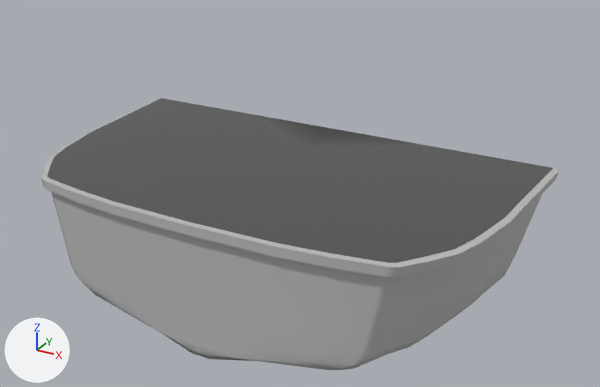
A saved change to the FBX model Assets/Graphics/Boats/boat_hull_S_stern.fbx.
Camera for both pictures: a 50 mm lens placed at (2.78, -4.78, 3.89), pointed at (0.12, 0.04, 1.47). The lights are fixed; the arrows at lower left show +X, +Y and +Z. Where no turn or scale is listed for an object, it has been applied to the vertices.

The first picture shows 'boat_S_stern'.
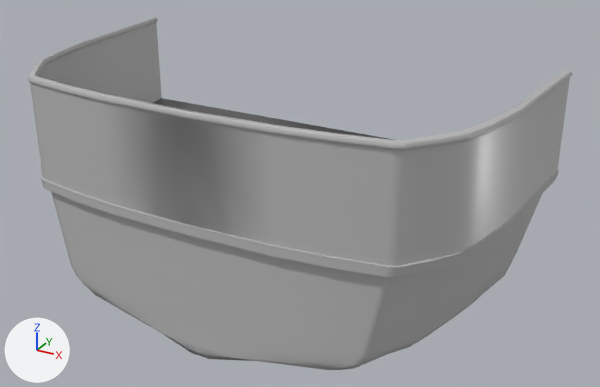
Where the newer file only moved an object's origin or applied its transform, the numbers keep the older frame.

Pixel boxes [x1, y1, x2, y2] of what changed, in the pictures (600 x 387 px):
```json
{"object": "boat_S_stern", "change": "reshaped", "before": [41, 98, 559, 370], "after": [27, 18, 573, 370], "on screen": "29% taller"}
{"part": 1, "of": "me_mesh", "change": "added", "after": [27, 18, 573, 266]}
```

Edits to the scene script, one JSON object a line:
```json
{"block": "me_mesh", "where": "# used by ob_boat_s_stern; location = (0.0, -0.155, 0.852)"}
{"op": "remove", "block": "me_mesh", "code": "me_mesh.from_pydata(...)  # 291 vertices, 288 faces; spans x -1.76..1.76, y -1.0..1.0, z -0.85..0.85"}
{"op": "add", "block": "me_mesh", "code": "me_mesh.from_pydata(...)  # 475 vertices, 473 faces; spans x -1.76..1.76, y -1.0..1.0, z -0.85..1.56"}
{"block": "me_mesh", "change": "me_mesh part 1: a new loose piece of 184 vertices spanning x -1.76..1.76, y -1.0..1.0, z 0.83..1.56, in mat_m_boat_hull_s (grey #bcbcbc)"}
```
